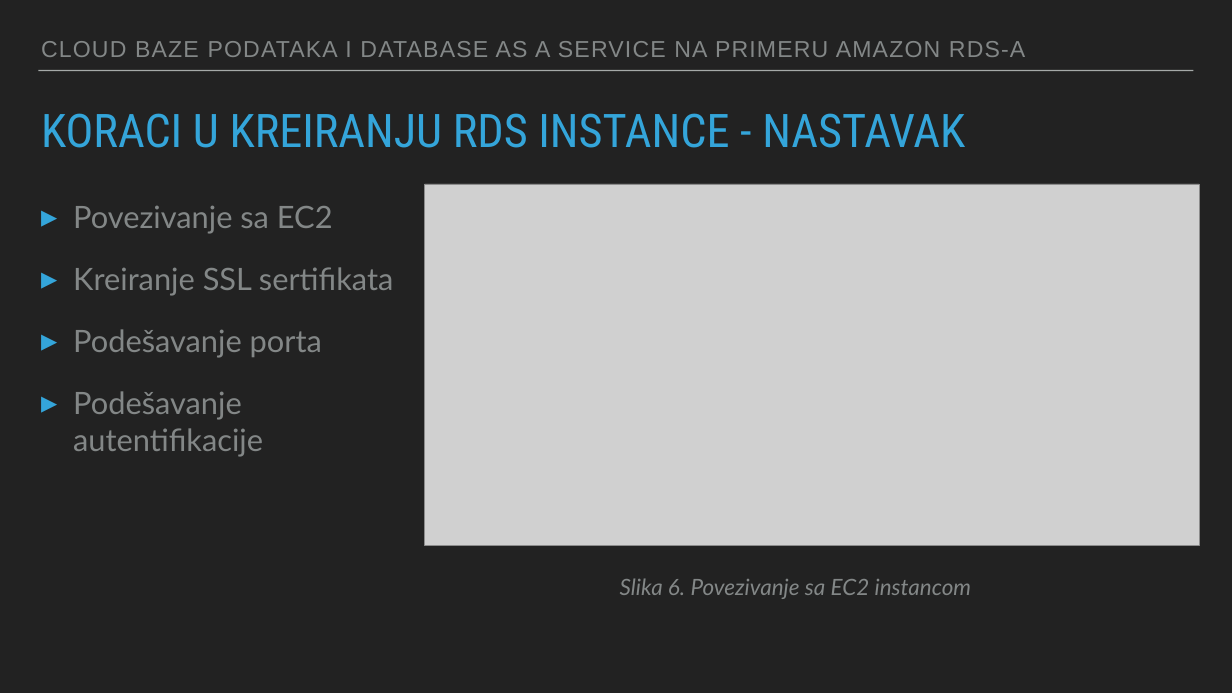
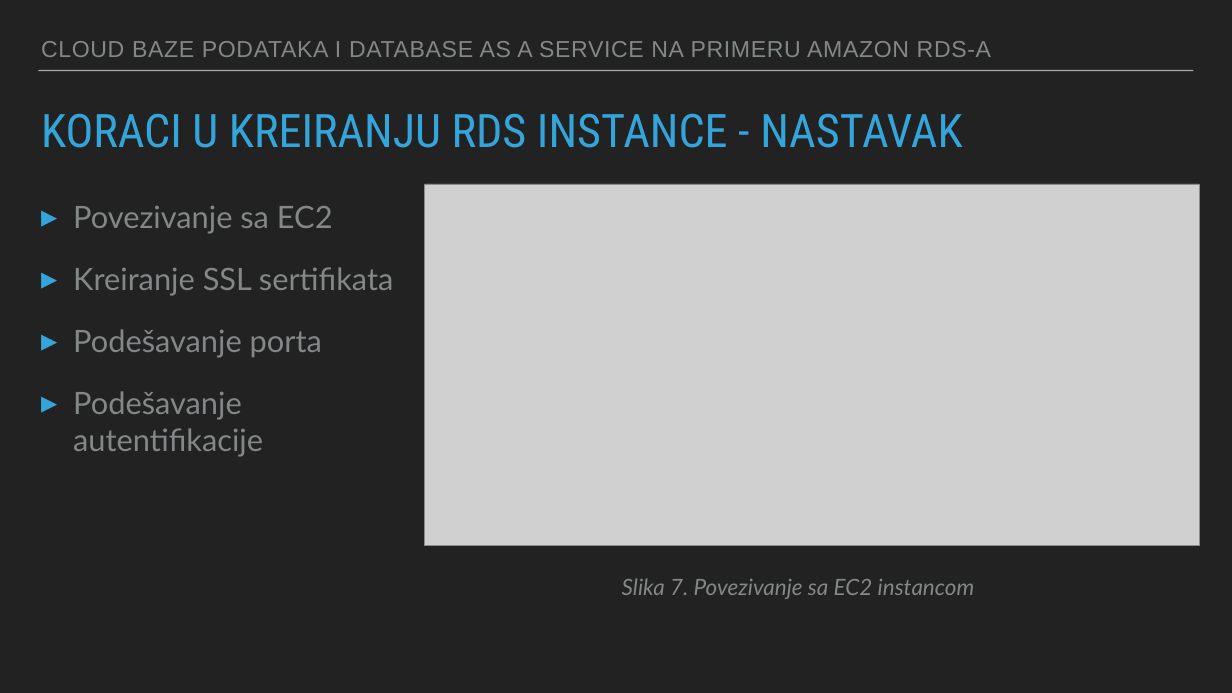
Before and after one commit to svetlanamancic/Amazon-RDS---Cloud-Databases-And-Database-as-a-Service-, a slide deck: slide 11 of Cloud baze podataka i database as a service na primeru Amazon RDS-a.pptx. Drawn at 1232x693 pixels with LibreOffice and Linux fonts; fonts in the diff are those of the drawing; grey boxes stand for pictures. Boxes give left, top, right and bottom in pixels: in the first picture for what was removed or moved away, otherwise in the second. Text is boxed around its words. In the diff, an @@ line names an element or a change of style, - is before the commit and + after.

```diff
--- a/Cloud baze podataka i database as a service na primeru Amazon RDS-a.pptx
+++ b/Cloud baze podataka i database as a service na primeru Amazon RDS-a.pptx
@@ text "CLOUD BAZE PODATAKA I DATABASE ..." at box(41, 41, 991, 57): letter spacing 1.8 to 1 pt @@
@@ title "KORACI U KREIRANJU RDS INSTANCE ..." at box(41, 113, 962, 148): size 72.2 to 72 pt @@
@@ text at box(622, 578, 975, 599): text changed @@
-Slika 6. Povezivanje sa EC2 instancom
+Slika 7. Povezivanje sa EC2 instancom
```
Also in this commit, not shown: 15 other slides changed, 2 other files.
